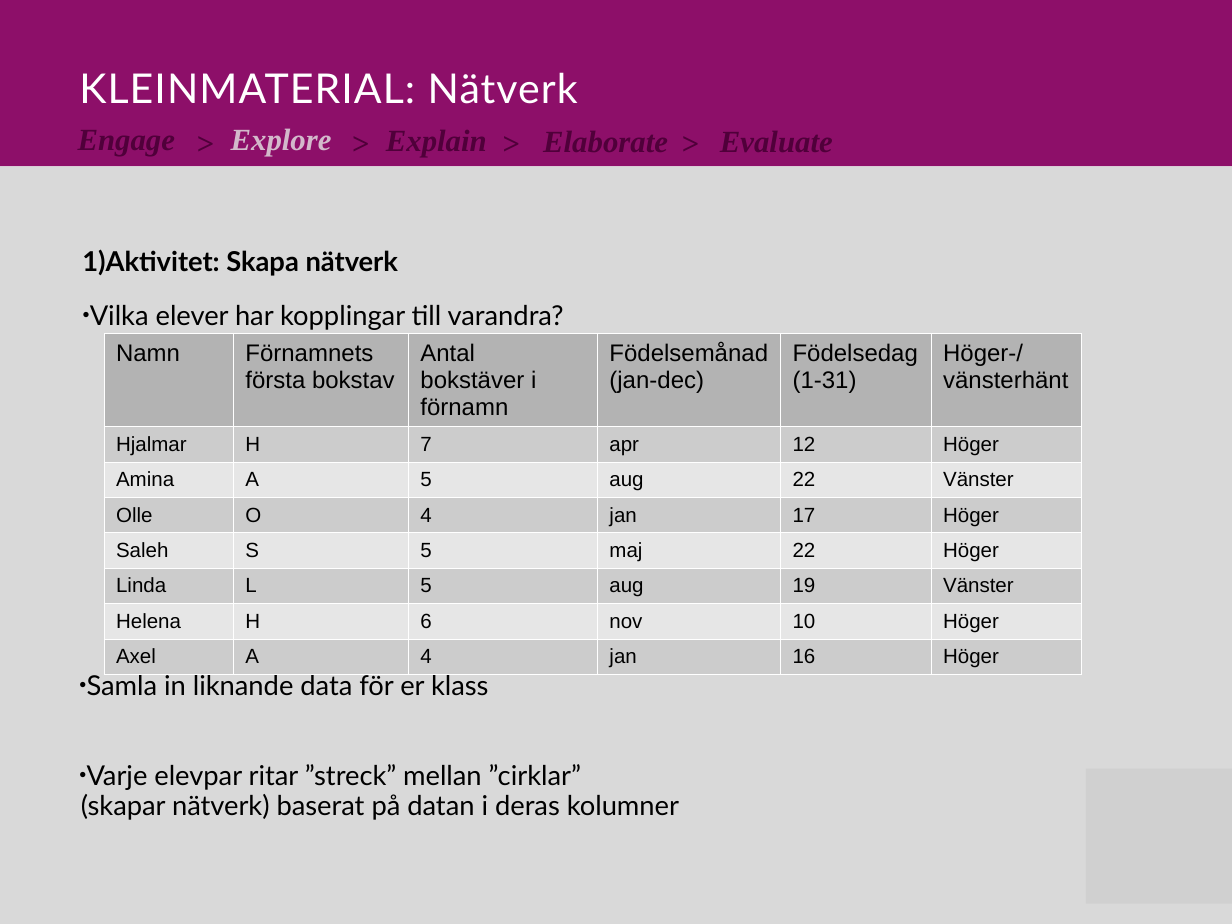
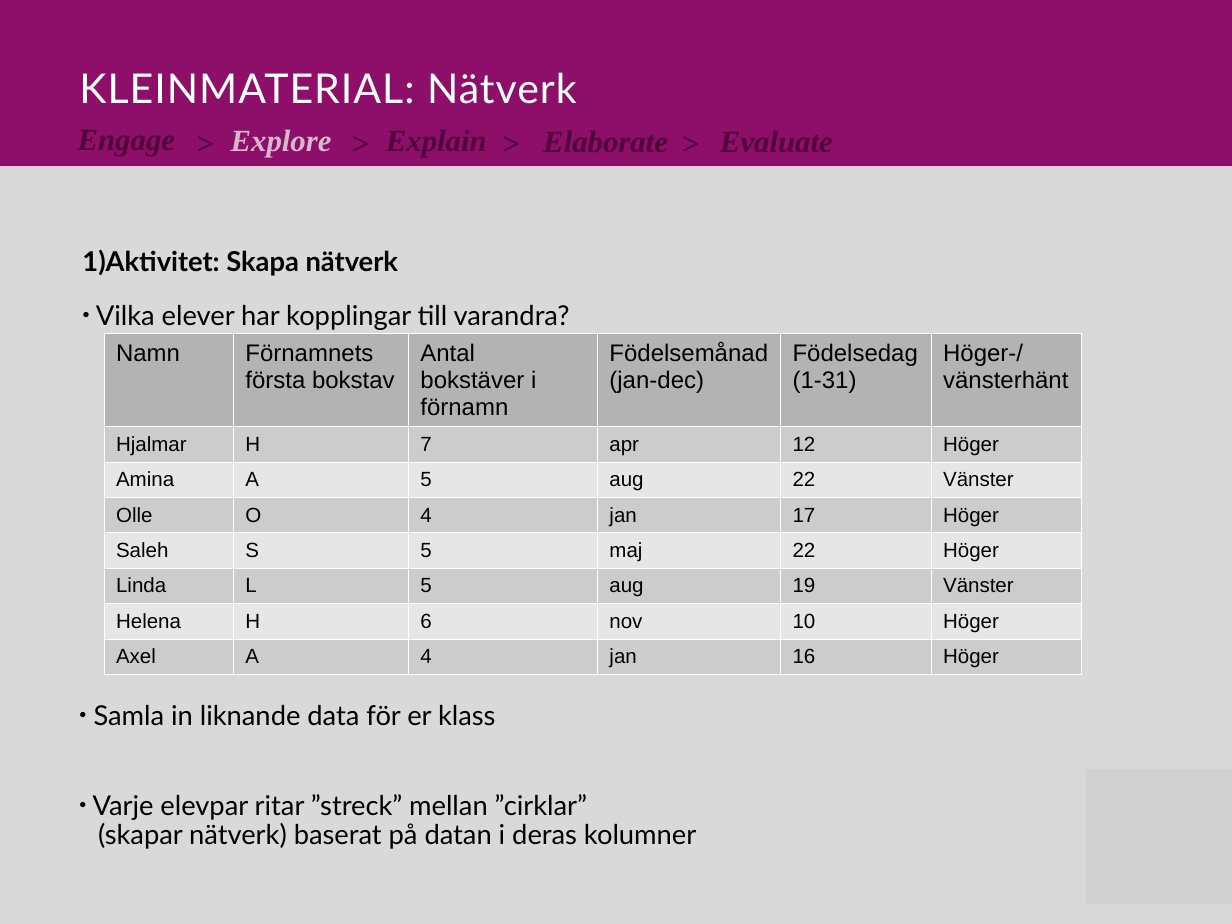
Before and after one commit to Niwsters/teaching-materials-thesis, a slide deck: slide 4 of revisions/2017-nätverk/material_nätverk_revision.pptx. Drawn at 1232x924 pixels with LibreOffice and Linux fonts; fonts in the diff are those of the drawing; grey boxes stand for pictures. Boxes give left, top, right and bottom in pixels: in the first picture for what was removed or moved away, otherwise in the second. Text is boxed around its words. In the diff, an @@ line names an element or a change of style, - is before the commit and + after.

Commit message:
additional changes to "nätverk"

```diff
--- a/revisions/2017-nätverk/material_nätverk_revision.pptx
+++ b/revisions/2017-nätverk/material_nätverk_revision.pptx
@@ text "Vilka elever har kopplingar till ..." at [96,305,570,330]: indent changed @@
@@ text "Samla in liknande data för ..." at [93,705,696,849]: indent changed @@
```
Also in this commit, not shown: 8 other slides changed, 1 other file.
